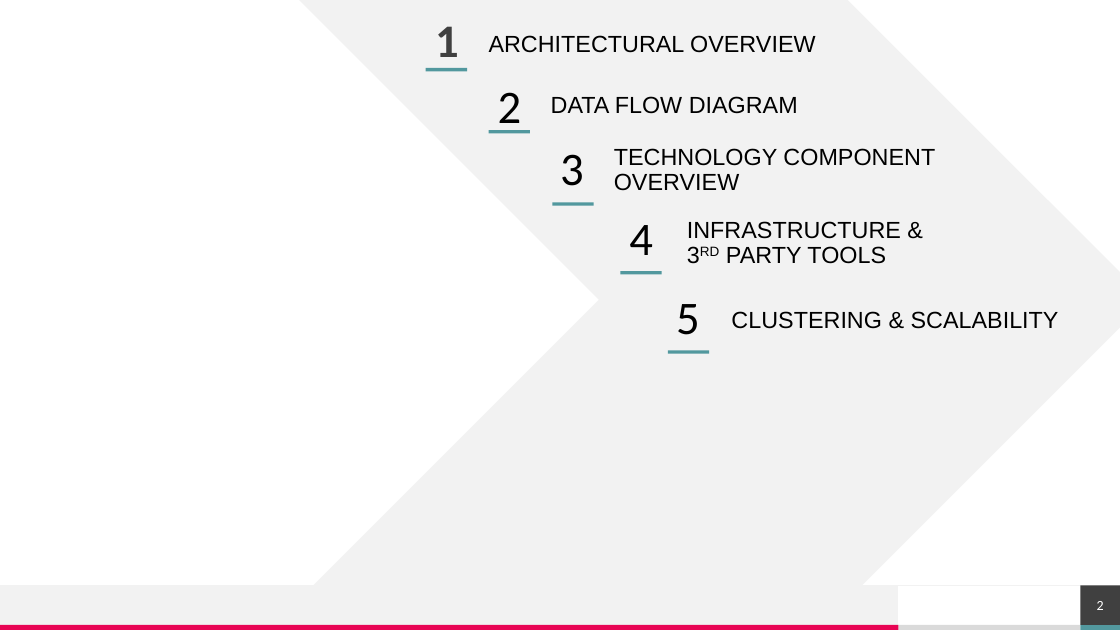
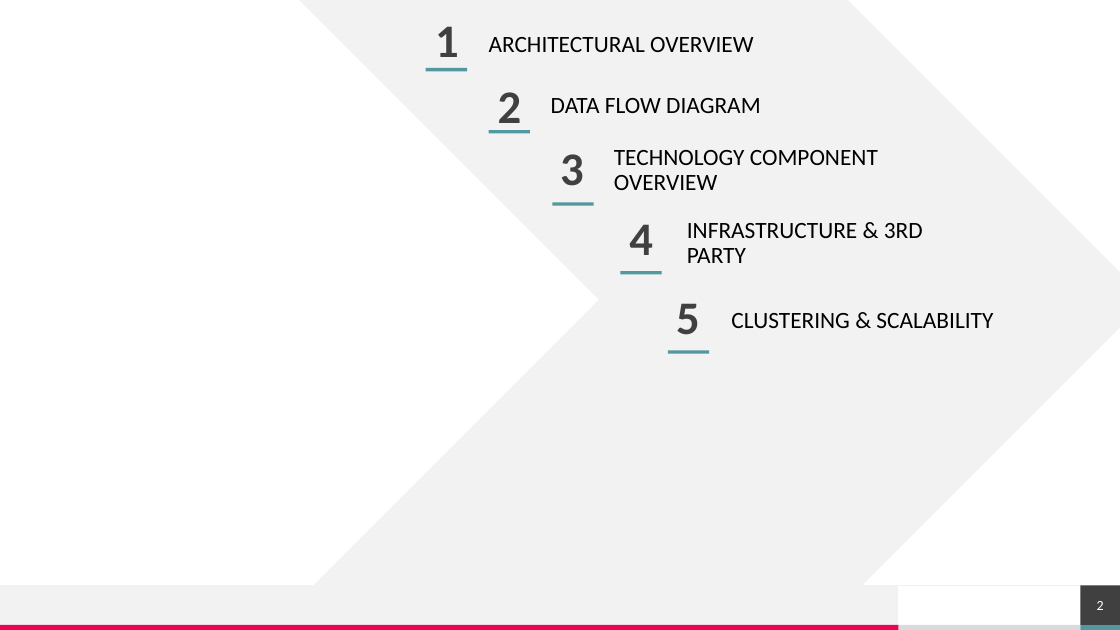
Before and after one commit to shadmehr/EmptyPython, a slide deck: slide 2 of How to build a team.pptx. Drawn at 1120x630 pixels with LibreOffice and Linux fonts; fonts in the diff are those of the drawing; background and template pictures are left out. Boxes give left, top, right and bottom in pixels: in the first picture for what was removed or moved away, otherwise in the second. Text is boxed around its words. In the diff, an @@ line names an element or a change of style, - is before the commit and + after.

```diff
--- a/How to build a team.pptx
+++ b/How to build a team.pptx
@@ font Arial to Calibri in 4 elements at <box>489,37,753,52</box>, <box>614,150,878,190</box>, <box>731,313,993,328</box>, <box>551,98,760,113</box> @@
@@ text at <box>687,223,857,263</box>: text changed; font Arial to Calibri @@
-INFRASTRUCTURE & 3RD PARTY TOOLS
+INFRASTRUCTURE & 3RD PARTY
@@ text colour #000000 to #404040, bold on in 4 elements at <box>498,92,522,134</box>, <box>560,154,584,186</box>, <box>629,224,653,255</box>, <box>676,303,700,335</box> @@
```
Also in this commit, not shown: 2 other slides changed.
